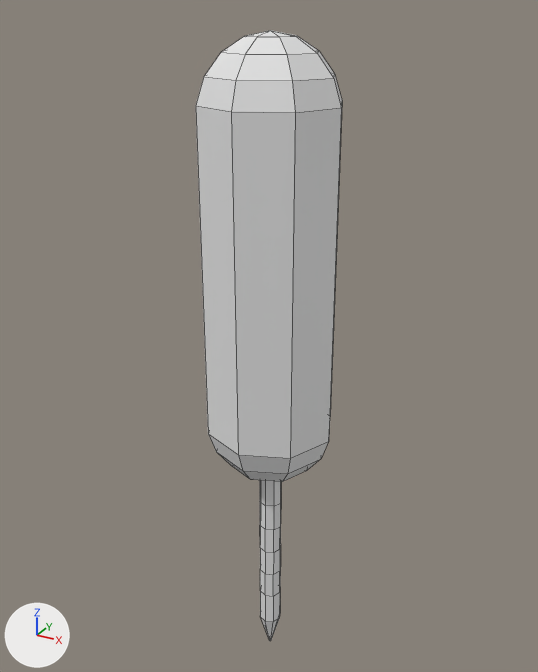
Before and after pictures for a commit that changed the FBX model VR Project/Assets/Models/Enemies/bacteria.fbx.
Rendered twice from a 50 mm lens placed at (4.86, -8.89, 6.81), pointed at (-0.18, 0.28, 2.22). Lighting does not change. The marker at lower left points along +X, +Y and +Z. Mesh edges are drawn as thin lines.
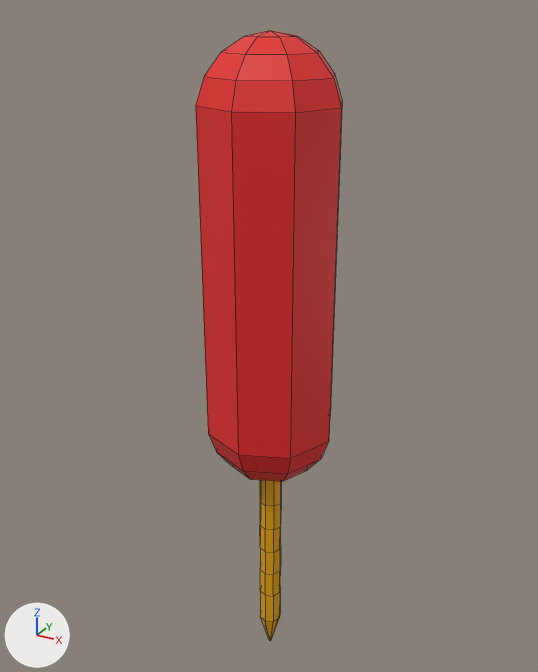
What changed in the scene script:
```text
Add mat_bacteriatail:
    mat_bacteriatail = principled_material('BacteriaTail')
    mat_bacteriatail.base_color = (0.8, 0.379, 0.0)  # yellow #e7a600
    mat_bacteriatail.roughness = 0.4
Add mat_bacteriabody:
    mat_bacteriabody = principled_material('BacteriaBody')
    mat_bacteriabody.base_color = (0.8, 0.0241, 0.0213)  # red #e72b28
    mat_bacteriabody.roughness = 0.4
Change me_sphere_001:
    where me_sphere_001.from_pydata(...)  # 121 vertices, 121 faces; spans x -0.98..0.98, y -0.98..0.98, z -6.84..3.34
    used by ob_sphere; location = (0.0, 0.0, 3.22); rotation_euler = (3.142, 0.0, 0.0), in degrees (180, 0, 0); scale = (-1.02, -1.0, -1.0)
    me_sphere_001 part 1: all 40 faces centred in x -0.84..0.84, y -0.84..0.84, z 0.05..3.3 switch from no material to mat_bacteriabody (red #e72b28)
    me_sphere_001 part 2: all 24 faces centred in x -0.79..0.79, y -0.79..0.79, z -3.11..-2.54 switch from no material to mat_bacteriabody (red #e72b28)
    me_sphere_001 part 3: all 56 faces centred in x -0.15..0.15, y -0.15..0.15, z -6.54..-3.5 switch from no material to mat_bacteriatail (yellow #e7a500)
```

What differs and where, as boxes (x1, y1, x2, y2) in the pictures (538 x 672 px):
part 1 of me_sphere_001, recoloured (grey to red): (196, 30, 342, 458) in both
part 2 of me_sphere_001, recoloured (grey to red): (208, 434, 329, 482) in both
part 3 of me_sphere_001, recoloured: (260, 480, 281, 641) in both
